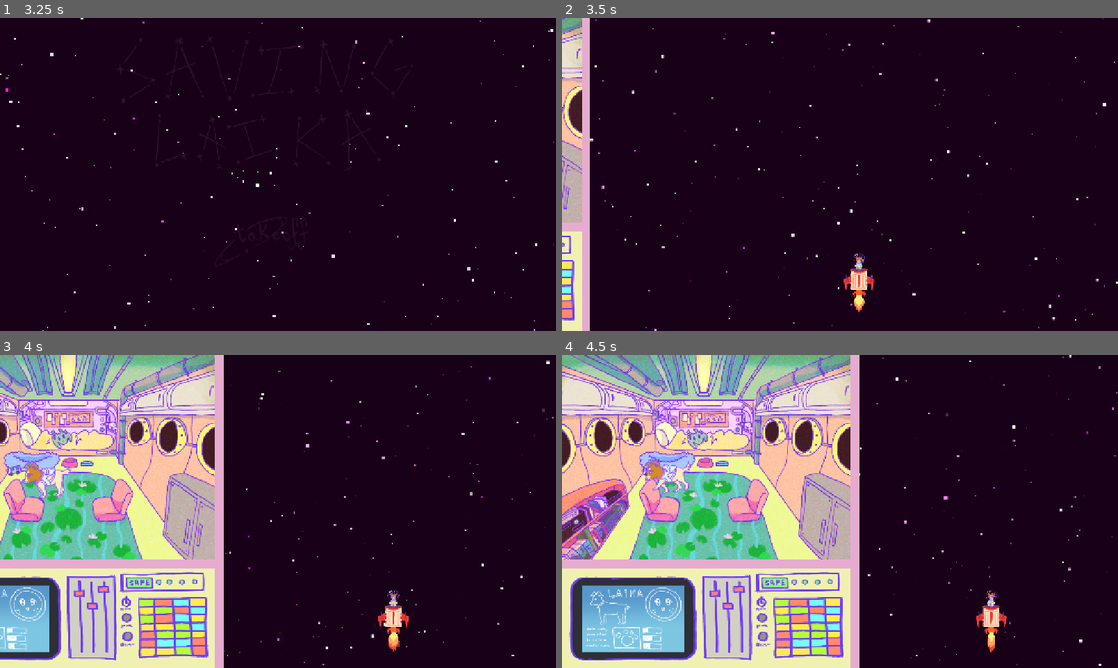
Above: before the commit, frames 1-4 (two rows, left to right).
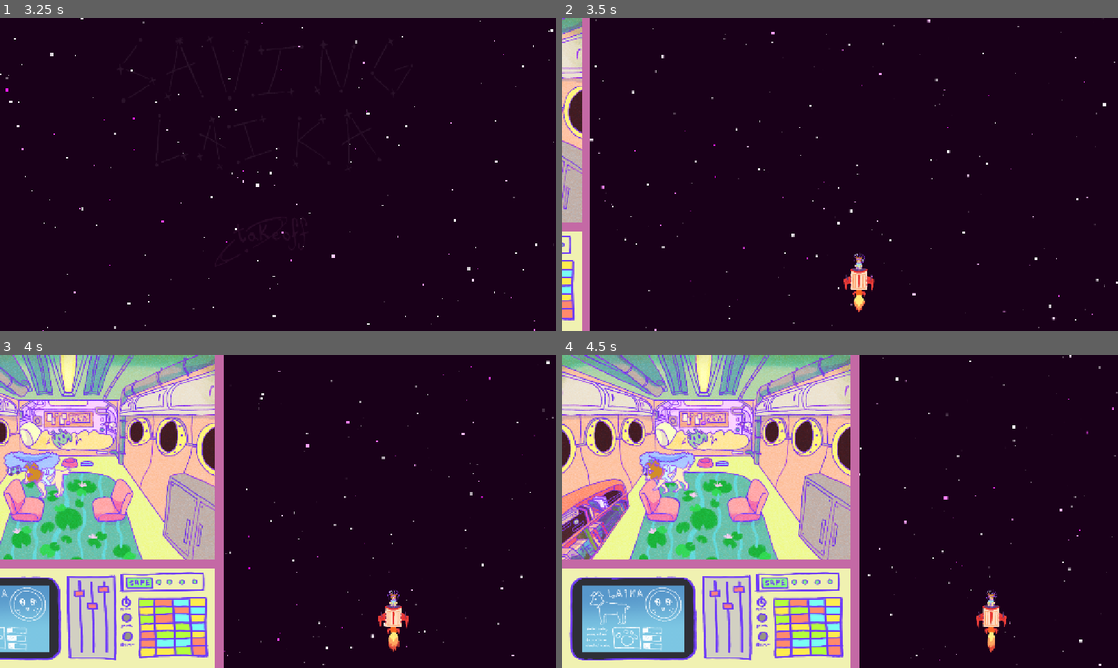
Above: after the commit, the same moments.

Repository: AverySimmons/Laika
Game: Godot game, scene res://01_Source/00_Main/00_Root/root_manager.tscn
The game is run twice, just before and just after one commit, with the same random seed, the same clock (stepped at 60 frames per second) and the same inputs. Video files are missing from this copy of the repository; at most half a second of black plays in their place.
Inputs (mouse positions are in pixels of both pictures, inside the frame that each line leads up to):
- Up to frame 1 (3.25 s): move the mouse to (400, 158) at 0.52 s; press the mouse at (400, 158) at 0.53 s; hold Right (arrow_right) 0.53-1.28 s; move the mouse to (166, 190) at 1.27 s; release the mouse at (166, 190) at 1.28 s; hold Down (arrow_down) 1.28-2.03 s; click (166, 190) at 1.35 s; move the mouse to (333, 105) at 2.02 s; press the mouse at (333, 105) at 2.03 s; hold Right (arrow_right) 2.03-2.78 s; move the mouse to (250, 237) at 2.77 s; release the mouse at (250, 237) at 2.78 s; hold Up (arrow_up) from 2.78 s (still down); click (250, 237) at 2.85 s
- Up to frame 2 (3.5 s): keep holding Up (arrow_up)
- Up to frame 3 (4 s): move the mouse to (444, 558) at 3.52 s; release Up (arrow_up) at 3.53 s; press the mouse at (444, 558) at 3.53 s; hold Left (arrow_left) from 3.53 s (still down)
- Up to frame 4 (4.5 s): keep holding Left (arrow_left); move the mouse to (673, 464) at 4.27 s; release the mouse at (673, 464) at 4.28 s; click (673, 464) at 4.35 s

Frame 1 is identical in both runs. In frame 2, 1.5% of the frame differs, in the area x 0-5%, y 0-100%; in frame 3, 2.7%; in frame 4, 3.1%, in the area x 0-54%, y 0-100%.

Commit message:
color change

Diff:
--- a/01_Source/00_Main/01_Game/game_manager.tscn
+++ b/01_Source/00_Main/01_Game/game_manager.tscn
@@ -267,7 +267,7 @@
 anchor_bottom = 1.0
 grow_horizontal = 2
 grow_vertical = 2
-color = Color(0.89671, 0.676071, 0.811921, 1)
+color = Color(0.766807, 0.412626, 0.645382, 1)
 
 [node name="ControlPanel" type="TextureRect" parent="Control/ScreenContainer/CockpitContainer"]
 layout_mode = 2
@@ -306,7 +306,7 @@
 anchor_bottom = 1.0
 grow_horizontal = 2
 grow_vertical = 2
-color = Color(0.898039, 0.67451, 0.811765, 1)
+color = Color(0.766807, 0.412626, 0.645382, 1)
 
 [node name="SpaceContainer" type="SubViewportContainer" parent="Control/ScreenContainer"]
 layout_mode = 2
